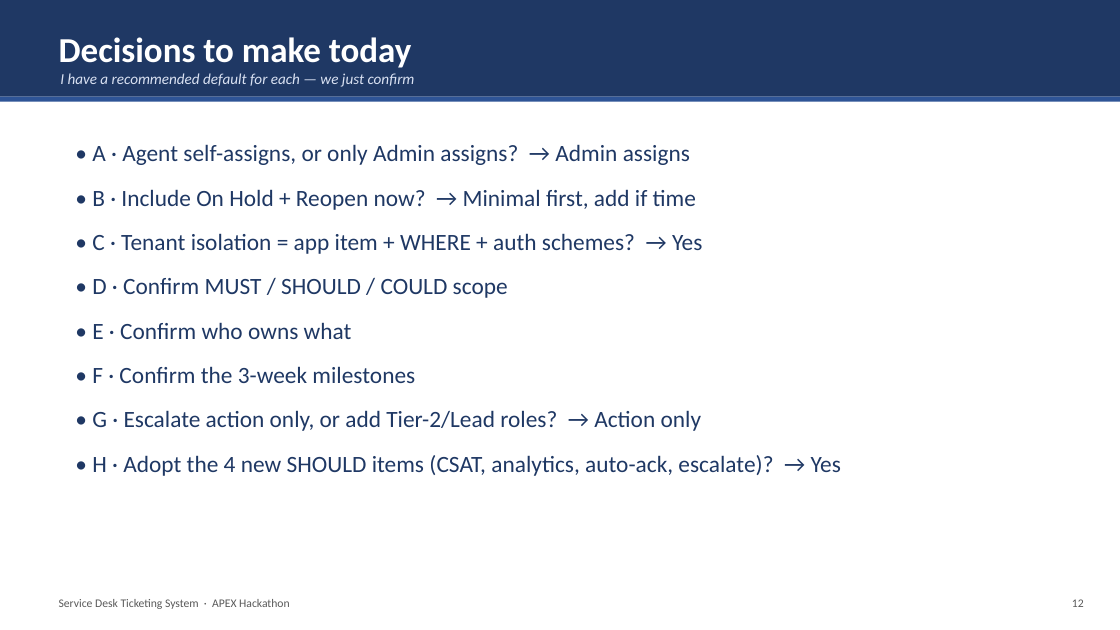
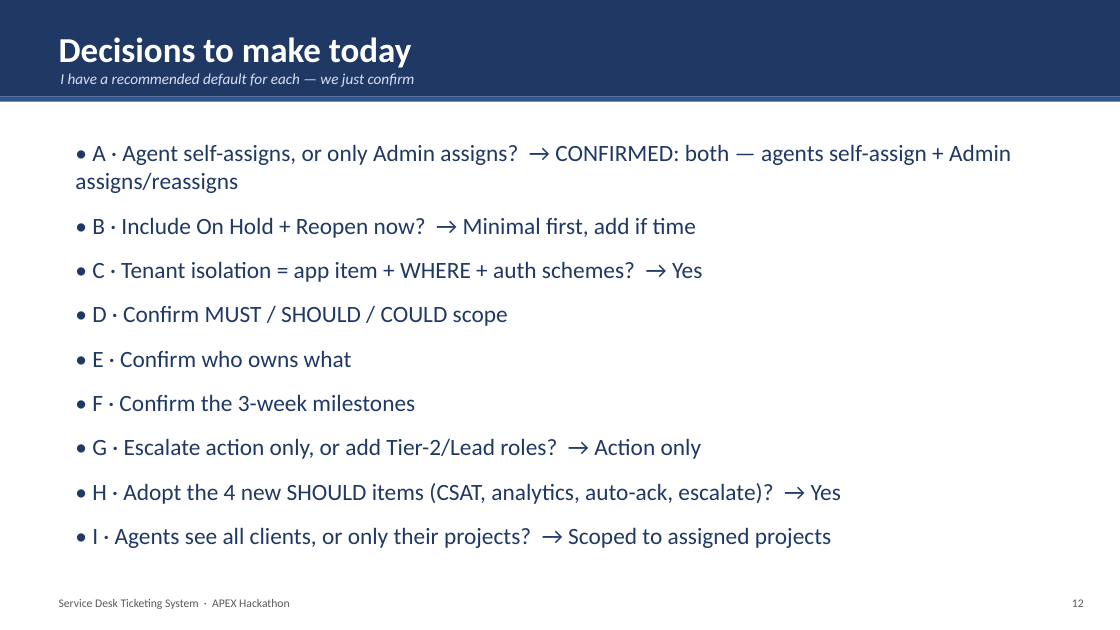
Before and after one commit to Dhawi1902/servicedesk-apex, a slide deck: slide 12 of docs/Ticketing-Kickoff.pptx. Drawn at 1120x630 pixels with LibreOffice and Linux fonts; fonts in the diff are those of the drawing. Boxes give left, top, right and bottom in pixels: in the first picture for what was removed or moved away, otherwise in the second. Text is boxed around its words. In the diff, an @@ line names an element or a change of style, - is before the commit and + after.

Commit message:
feat: scope support agents to their assigned projects (decision I)
Agents now see only tickets for the client companies they cover (new
AGENT_COMPANIES bridge table) instead of every client's open queue.
The 4 roles are unchanged: Manager, L1/L2/L3 tiers, and Project Lead
are NOT separate roles (overseer behaviour, Escalate action, and a
deferred is_lead flag respectively).

Synced across every artifact: brief, visual HTML, kickoff deck,
requirements tracker, page-build-guide (7-table schema + AGENT_COMPANIES,
the visibility predicate in all 5 places, and the Page 10a admin grid),
CLAUDE.md, and the tenant-isolation-auditor agent.

```diff
--- a/docs/Ticketing-Kickoff.pptx
+++ b/docs/Ticketing-Kickoff.pptx
@@ text at (x1=75, y1=144, x2=1011, y2=193): text changed @@
-• A · Agent self-assigns, or only Admin assigns? → Admin assigns
+• A · Agent self-assigns, or only Admin assigns? → CONFIRMED: both — agents self-assign + Admin assigns/reassigns
@@ text at (x1=92, y1=527, x2=831, y2=548): paragraph added @@
+• I · Agents see all clients, or only their projects? → Scoped to assigned projects
```
Also in this commit, not shown: 2 other slides changed, 8 other files.
